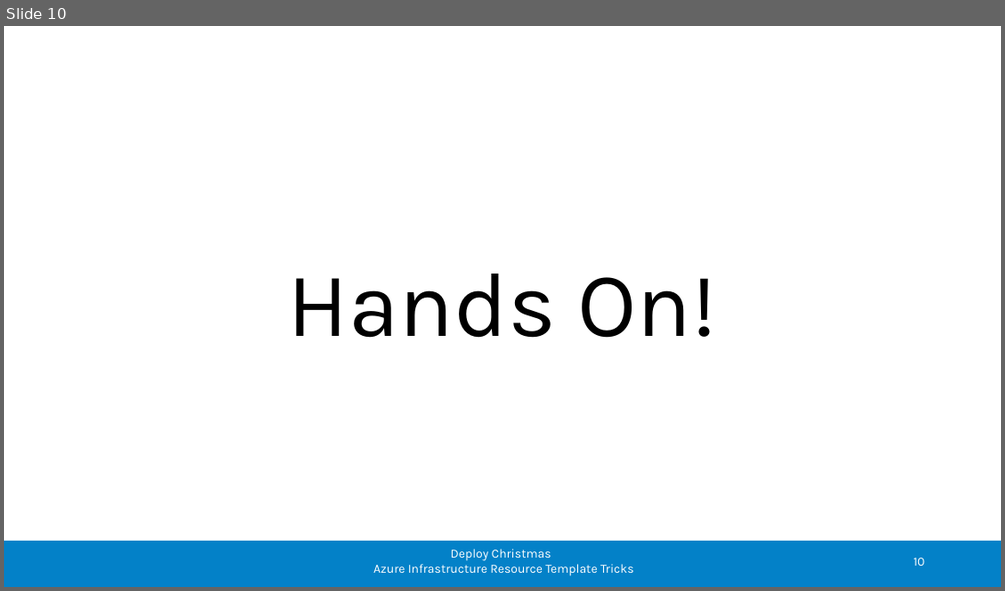
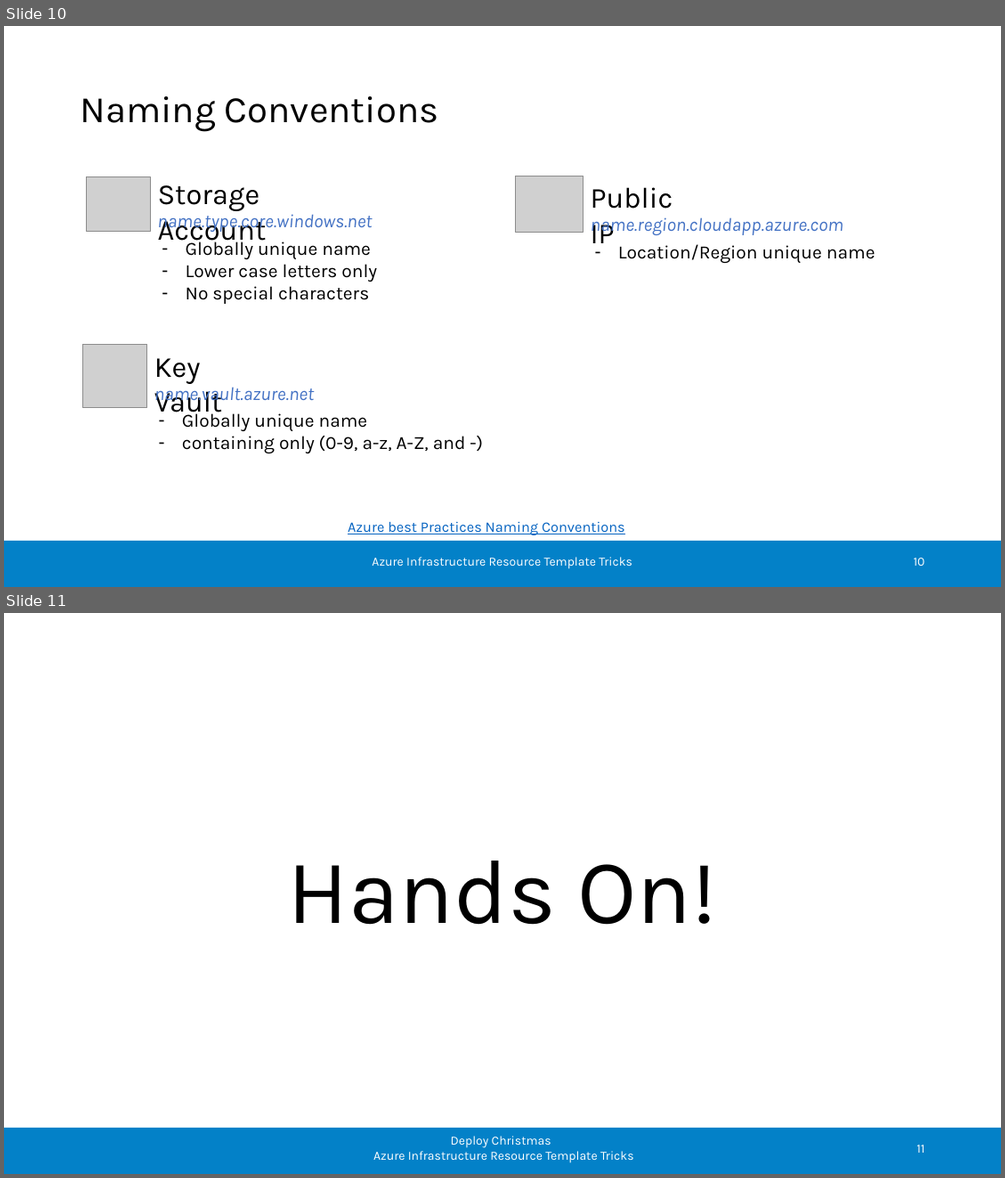
Before and after one commit to ceterion/ct.arm.meetup.deploychristmas, a slide deck: meetup-slides.pptx. Shown one above the other, each under a label of ours: slide 10 before the commit, slides 10 and 11 after it. The pictures are 1005x591 and 1005x1178 pixels, drawn with LibreOffice and Linux fonts; fonts in the diff are those of the drawing; grey boxes stand for pictures; background and template pictures are left out. Boxes give left, top, right and bottom in pixels: in the first picture for what was removed or moved away, otherwise in the second. Text is boxed around its words. In the diff, an @@ line names an element or a change of style, - is before the commit and + after.

Commit message:
Slides Naming conventions and Nested Deployments have been added

```diff
--- a/meetup-slides.pptx
+++ b/meetup-slides.pptx
@@ slide 10 added at <box>4,26,1001,587</box>, background #FFFFFF; not listed: 1 template element that a slide beside it also shows @@
@@ title added at <box>80,96,439,132</box>, 36 pt, text #000000 @@
+Naming Conventions
@@ picture added at <box>86,176,150,231</box> @@
@@ text added at <box>158,185,267,247</box>, 28 pt, text #000000 @@
+Storage Account
@@ picture added at <box>516,176,582,232</box> @@
@@ text added at <box>157,210,372,232</box>, 18 pt, text #4472C4, italic @@
+name.type.core.windows.net
@@ text added at <box>591,187,673,243</box>, 28 pt, text #000000 @@
+Public IP
@@ text added at <box>186,238,377,304</box>, 18 pt, text #000000 @@
+– Globally unique name
+– Lower case letters only
+– No special characters
@@ text added at <box>591,217,843,236</box>, 18 pt, text #4472C4, italic @@
+name.region.cloudapp.azure.com
@@ text added at <box>618,244,875,263</box>, 18 pt, text #000000 @@
+– Location/Region unique name
@@ picture added at <box>83,344,146,408</box> @@
@@ text added at <box>154,358,315,404</box>, 28 pt, text #000000 @@
+Key Vault
@@ text added at <box>154,382,315,404</box>, 18 pt, text #4472C4, italic @@
+name.vault.azure.net
@@ text added at <box>182,410,466,453</box>, 18 pt, text #000000 @@
+– Globally unique name
+– containing only (0-9, a-z, A-Z, and -)
@@ text added at <box>348,521,625,535</box>, 14 pt, text #0563C1, underline @@
+Azure best Practices Naming Conventions
@@ text added at <box>372,556,632,569</box>, 12 pt, text #FFFFFF @@
+Azure Infrastructure Resource Template Tricks
@@ page number added at <box>914,557,925,565</box>, 12 pt, text #FFFFFF @@
+10
@@ what was slide 10 is now slide 11 @@
@@ page number at <box>916,1144,924,1152</box>: text changed @@
-10
+11
```
Also in this commit, not shown: 13 slides changed, 1 other slide added.
